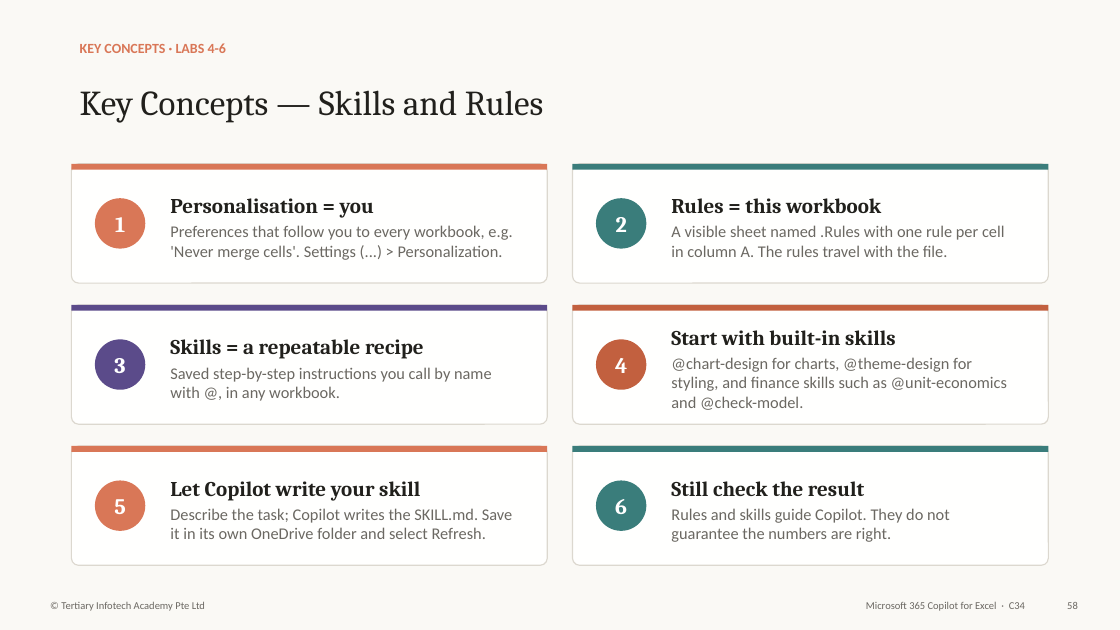
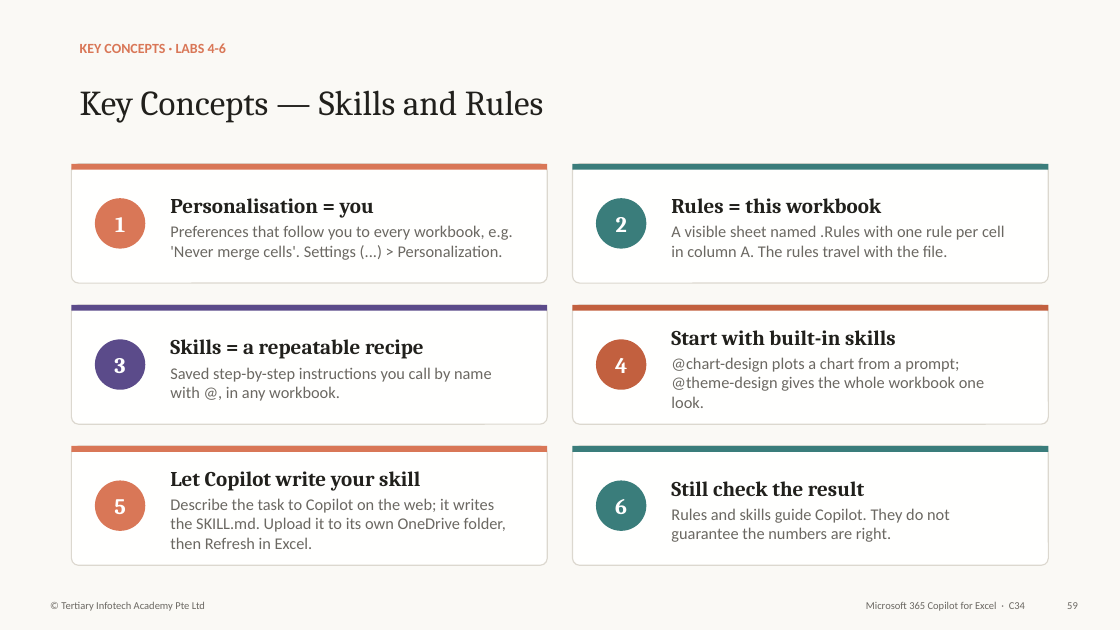
Before and after one commit to tertiarycourses/C34-Microsoft-365-Copilot-for-Excel, a slide deck: slide 60 of courseware/Microsoft 365 Copilot for Excel-v3.1.pptx (slide 59 before the commit). Drawn at 1120x630 pixels with LibreOffice and Linux fonts; fonts in the diff are those of the drawing. Boxes give left, top, right and bottom in pixels: in the first picture for what was removed or moved away, otherwise in the second. Text is boxed around its words. In the diff, an @@ line names an element or a change of style, - is before the commit and + after.

```diff
--- a/courseware/Microsoft 365 Copilot for Excel-v3.1.pptx
+++ b/courseware/Microsoft 365 Copilot for Excel-v3.1.pptx
@@ text at [671, 357, 984, 408]: text changed @@
-@chart-design for charts, @theme-design for styling, and finance skills such as @unit-economics and @check-model.
+@chart-design plots a chart from a prompt; @theme-design gives the whole workbook one look.
@@ text at [170, 498, 506, 549]: text changed @@
-Describe the task; Copilot writes the SKILL.md. Save it in its own OneDrive folder and select Refresh.
+Describe the task to Copilot on the web; it writes the SKILL.md. Upload it to its own OneDrive folder, then Refresh in Excel.
```
Also in this commit, not shown: 109 other slides changed, 5 slides added, 2 slides removed, 45 other files.
